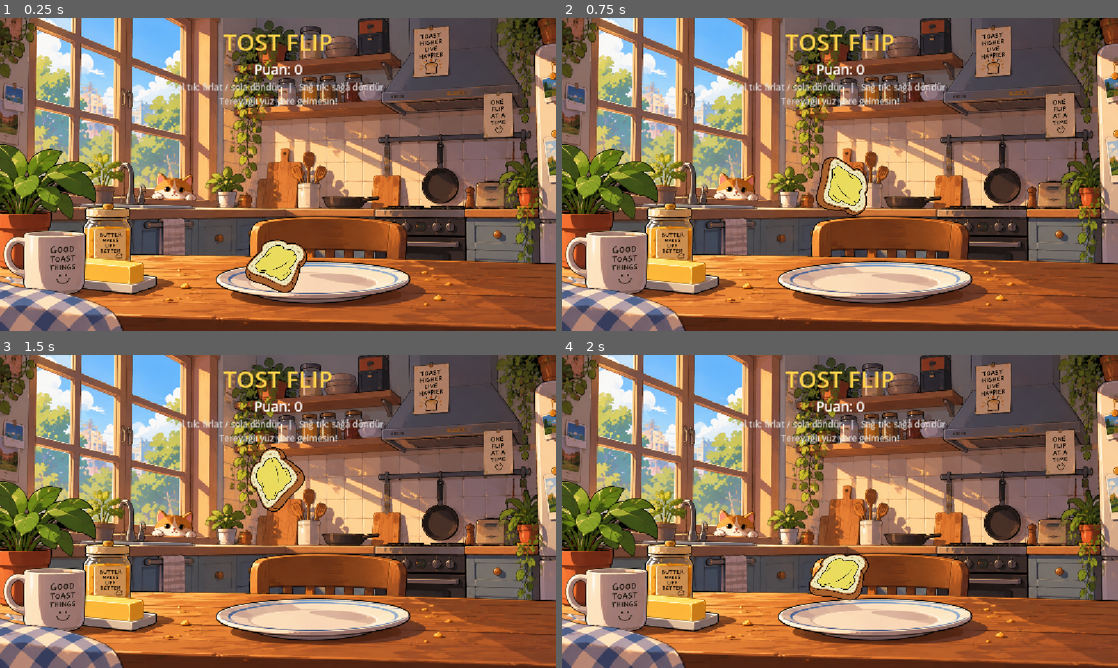
Above: before the commit, frames 1-4 (two rows, left to right).
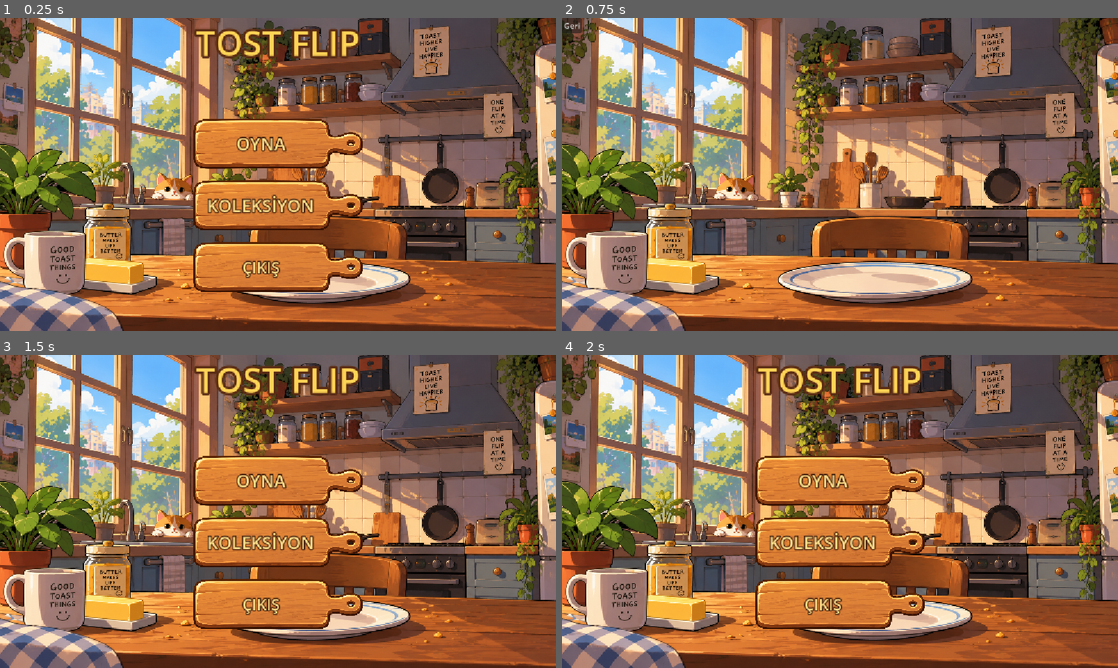
Above: after the commit, the same moments.

Repository: yavuzumut/Tost-Flip
Game: Godot game, scene res://node_2d.tscn
The game is run twice, just before and just after one commit, with the same random seed, the same clock (stepped at 60 frames per second) and the same inputs. Before the commit the project has no main scene; this scene is started directly in both runs. The engine's default icon, where the game draws it, is replaced by a stand-in: a white triangle on a blue panel in a dark square.
Inputs (mouse positions are in pixels of both pictures, inside the frame that each line leads up to):
- Up to frame 1 (0.25 s): no input
- Up to frame 2 (0.75 s): click (840, 205) at 0.5 s, where only the run after the commit has a clickable "KOLEKSİYON"
- Up to frame 3 (1.5 s): click (11, 361) at 1.25 s, where only the run after the commit has a clickable "Geri"
- Up to frame 4 (2 s): no input

The runs differ from the first frame. In frame 1, 14% of the frame differs, in the area x 31-70%, y 3-88%; in frame 2, 2.8%; in frame 3, 14%; in frame 4, 15%.

Commit message:
Ana menu tasarimi ve buton animasyonlari eklendi

Diff:
--- a/node_2d.gd
+++ b/node_2d.gd
@@ -1,17 +1,18 @@
 extends Node2D
 
-enum GameState { READY, FLYING, LANDED, GAME_OVER }
+enum GameState { MAIN_MENU, COLLECTION, READY, FLYING, LANDED, GAME_OVER }
 
 @onready var toast: Toast = $Toast
 @onready var ground: StaticBody2D = $Ground
 
-var state := GameState.READY
+var state := GameState.MAIN_MENU
 var score := 0
 var _start_pos := Vector2.ZERO
 
 var _score_label: Label
 var _result_label: Label
 var _retry_button: Button
+var _game_ui: CanvasLayer
 
 
 func _ready() -> void:
@@ -19,7 +20,8 @@
 	_start_pos = Vector2(get_viewport_rect().size.x * 0.5, _ground_top() - toast.toast_size.y * 0.5)
 	toast.landed.connect(_on_toast_landed)
 	_build_ui()
-	_restart()
+	_show_main_menu()
+	_setup_menu_animations()
 
 
 func _ground_top() -> float:
@@ -51,31 +53,36 @@
 func _on_toast_landed(butter_down: bool) -> void:
 	if state != GameState.FLYING:
 		return  # aynı sonuç iki kez işlenmesin
+
 	state = GameState.LANDED
+
 	if butter_down:
 		score = 0
 		_result_label.text = "KAYBETTİN! Tereyağı yere yapıştı."
-		_result_label.modulate = Color("ff5555")
+		_result_label.modulate = Color("ff6b6b")
 	else:
 		score += 1
 		_result_label.text = "KAZANDIN! +1 puan"
-		_result_label.modulate = Color("66ff88")
+		_result_label.modulate = Color("7dff8a")
+
 	_score_label.text = "Puan: %d" % score
 	_result_label.visible = true
-	_retry_button.visible = true
 	state = GameState.GAME_OVER
+
+	await get_tree().create_timer(1.2).timeout
+	_restart()
 
 
 func _restart() -> void:
 	toast.reset_to(_start_pos)
 	state = GameState.READY
 	_result_label.visible = false
-	_retry_button.visible = false
 	_score_label.text = "Puan: %d" % score
 
-
+	print("Seviye: ", get_level(score), " | Puan: ", score)
 func _build_ui() -> void:
 	var layer := CanvasLayer.new()
+	_game_ui = layer
 	add_child(layer)
 	var box := VBoxContainer.new()
 	box.set_anchors_preset(Control.PRESET_TOP_WIDE)
@@ -83,19 +90,28 @@
 	box.mouse_filter = Control.MOUSE_FILTER_IGNORE
 	layer.add_child(box)
 
-	box.add_child(_make_label("TOST FLIP", 48, Color("ffd24a")))
-	_score_label = _make_label("Puan: 0", 28, Color.WHITE)
+	# Buradan itibaren sola kaymış olan hizalamaları (Tab ile) içeri aldım
+	box.add_child(_make_label("TOST FLIP", 54, Color("ffd24a")))
+
+	_score_label = _make_label("Puan: 0", 30, Color("fff4d6"))
 	box.add_child(_score_label)
-	box.add_child(_make_label("Sol tık: fırlat / sola döndür   |   Sağ tık: sağa döndür\nTereyağlı yüz yere gelmesin!", 18, Color("dddddd")))
-
-	_result_label = _make_label("", 36, Color.WHITE)
+
+	box.add_child(_make_label(
+		"Sol tık: fırlat / sola döndür   |   Sağ tık: sağa döndür\nTereyağlı yüz yere gelmesin!",
+		20,
+		Color("fff8ee")
+	))
+
+	_result_label = _make_label("", 38, Color.WHITE)
 	box.add_child(_result_label)
+	# Mükerrer olan ikinci box.add_child(_result_label) satırını sildim.
 
 	_retry_button = Button.new()
 	_retry_button.text = "Tekrar Oyna"
 	_retry_button.add_theme_font_size_override("font_size", 26)
 	_retry_button.size_flags_horizontal = Control.SIZE_SHRINK_CENTER
 	_retry_button.pressed.connect(_restart)
+	_retry_button.visible = false # Otomatik başladığı için butonu gizledim
 	box.add_child(_retry_button)
 
 
@@ -105,5 +121,91 @@
 	l.horizontal_alignment = HORIZONTAL_ALIGNMENT_CENTER
 	l.add_theme_font_size_override("font_size", size)
 	l.add_theme_color_override("font_color", color)
+	l.add_theme_color_override("font_outline_color", Color("5a3418"))
+	l.add_theme_constant_override("outline_size", 6)
 	l.mouse_filter = Control.MOUSE_FILTER_IGNORE
 	return l
+
+# get_level fonksiyonu dışarı alındı ve girintisi (indentation) düzeltildi
+func get_level(points: int) -> int:
+	if points >= 6:
+		return 3
+	elif points >= 3:
+		return 2
+	else:
+		return 1
+
+
+# OYNA BUTONU
+func _on_play_button_pressed() -> void:
+	$CanvasLayer/MainMenu.hide()
+	$CanvasLayer/CollectionMenu.hide()
+
+	toast.show()
+	_game_ui.show()
+
+	score = 0
+	_restart()
+
+
+# KOLEKSIYON BUTONU
+func _on_collection_button_pressed() -> void:
+	$CanvasLayer/MainMenu.hide()
+	$CanvasLayer/CollectionMenu.show()
+	state = GameState.COLLECTION
+
+
+# CIKIS BUTONU
+func _on_exit_button_pressed() -> void:
+	get_tree().quit()
+
+
+# GERI BUTONU
+func _on_back_button_pressed() -> void:
+	_show_main_menu()
+
+
+# ANA MENU
+func _show_main_menu() -> void:
+	toast.reset_to(_start_pos)
+	toast.hide()
+
+	_game_ui.hide()
+	$CanvasLayer/CollectionMenu.hide()
+	$CanvasLayer/MainMenu.show()
+
+	state = GameState.MAIN_MENU
+
+func _setup_menu_animations() -> void:
+	for child in $CanvasLayer/MainMenu/MenuButtons.get_children():
+		if child is Button:
+			var button := child as Button
+
+			# Buton merkezinden büyüsün
+			button.pivot_offset = button.size / 2.0
+
+			button.mouse_entered.connect(
+				_animate_menu_button.bind(button, 1.08)
+			)
+
+			button.mouse_exited.connect(
+				_animate_menu_button.bind(button, 1.0)
+			)
+
+			button.button_down.connect(
+				_animate_menu_button.bind(button, 1.12)
+			)
+
+
+func _animate_menu_button(button: Button, target_scale: float) -> void:
+	var tween := create_tween()
+
+	tween.set_trans(Tween.TRANS_BACK)
+	tween.set_ease(Tween.EASE_OUT)
+
+	tween.tween_property(
+		button,
+		"scale",
+		Vector2(target_scale, target_scale),
+		0.15
+	)
--- a/node_2d.tscn
+++ b/node_2d.tscn
@@ -5,12 +5,33 @@
 [ext_resource type="Texture2D" uid="uid://5v03s3s146mb" path="res://icon.svg" id="1_wtcfe"]
 [ext_resource type="Texture2D" uid="uid://cg5u5mpledmep" path="res://assets/kitchen_bg.png" id="2_0hol4"]
 [ext_resource type="Texture2D" uid="uid://b76223m78bvn6" path="res://assets/toast_butter.png" id="4_q6r6c"]
+[ext_resource type="Texture2D" uid="uid://cmfecfmc5kryr" path="res://assets/wood_button.png" id="6_kdubu"]
 
 [sub_resource type="RectangleShape2D" id="RectangleShape2D_7lwn1"]
 size = Vector2(125, 122)
 
 [sub_resource type="RectangleShape2D" id="RectangleShape2D_wlonp"]
 size = Vector2(1000, 40)
+
+[sub_resource type="StyleBoxTexture" id="StyleBoxTexture_rj586"]
+content_margin_left = 20.0
+content_margin_top = 0.0
+content_margin_right = 90.0
+texture = ExtResource("6_kdubu")
+
+[sub_resource type="StyleBoxTexture" id="StyleBoxTexture_kdubu"]
+content_margin_left = 20.0
+content_margin_top = 0.0
+content_margin_right = 90.0
+texture = ExtResource("6_kdubu")
+modulate_color = Color(0.7137255, 0.5411765, 0.39215687, 1)
+
+[sub_resource type="StyleBoxTexture" id="StyleBoxTexture_d21ai"]
+content_margin_left = 20.0
+content_margin_top = 0.0
+content_margin_right = 90.0
+texture = ExtResource("6_kdubu")
+modulate_color = Color(0.7137255, 0.5411765, 0.39215687, 1)
 
 [node name="Node2D" type="Node2D" unique_id=1307170826]
 script = ExtResource("1_epypp")
@@ -44,3 +65,97 @@
 
 [node name="CollisionShape2D" type="CollisionShape2D" parent="Ground" unique_id=64355353]
 shape = SubResource("RectangleShape2D_wlonp")
+
+[node name="CanvasLayer" type="CanvasLayer" parent="." unique_id=880824027]
+
+[node name="MainMenu" type="Control" parent="CanvasLayer" unique_id=1404077248]
+layout_mode = 3
+anchors_preset = 15
+anchor_right = 1.0
+anchor_bottom = 1.0
+grow_horizontal = 2
+grow_vertical = 2
+
+[node name="TitleLabel" type="Label" parent="CanvasLayer/MainMenu" unique_id=331754764]
+layout_mode = 1
+offset_top = 0.5
+offset_right = 1152.0
+offset_bottom = 100.5
+theme_override_colors/font_color = Color(1, 0.83137256, 0.3372549, 1)
+theme_override_colors/font_outline_color = Color(0.3529412, 0.17254902, 0.078431375, 1)
+theme_override_constants/outline_size = 21
+theme_override_constants/shadow_outline_size = 1
+theme_override_font_sizes/font_size = 72
+text = "TOST FLIP"
+horizontal_alignment = 1
+vertical_alignment = 1
+
+[node name="MenuButtons" type="VBoxContainer" parent="CanvasLayer/MainMenu" unique_id=440001716]
+layout_mode = 1
+offset_left = 396.0
+offset_top = 205.0
+offset_right = 756.0
+offset_bottom = 585.0
+theme_override_constants/separation = 18
+
+[node name="PlayButton" type="Button" parent="CanvasLayer/MainMenu/MenuButtons" unique_id=204489896]
+custom_minimum_size = Vector2(360, 110)
+layout_mode = 2
+theme_override_colors/font_color = Color(1, 0.8784314, 0.5411765, 1)
+theme_override_colors/font_outline_color = Color(0.2901961, 0.14509805, 0.05882353, 1)
+theme_override_constants/outline_size = 9
+theme_override_font_sizes/font_size = 36
+theme_override_styles/normal = SubResource("StyleBoxTexture_rj586")
+theme_override_styles/pressed = SubResource("StyleBoxTexture_kdubu")
+theme_override_styles/hover = SubResource("StyleBoxTexture_rj586")
+theme_override_styles/hover_pressed = SubResource("StyleBoxTexture_d21ai")
+text = "OYNA"
+
+[node name="CollectionButton" type="Button" parent="CanvasLayer/MainMenu/MenuButtons" unique_id=332464890]
+custom_minimum_size = Vector2(360, 110)
+layout_mode = 2
+theme_override_colors/font_color = Color(1, 0.8784314, 0.5411765, 1)
+theme_override_colors/font_outline_color = Color(0.2901961, 0.14509805, 0.05882353, 1)
+theme_override_constants/outline_size = 9
+theme_override_font_sizes/font_size = 36
+theme_override_styles/normal = SubResource("StyleBoxTexture_rj586")
+theme_override_styles/pressed = SubResource("StyleBoxTexture_kdubu")
+theme_override_styles/hover = SubResource("StyleBoxTexture_rj586")
+theme_override_styles/hover_pressed = SubResource("StyleBoxTexture_d21ai")
+text = "KOLEKSİYON"
+
+[node name="ExitButton" type="Button" parent="CanvasLayer/MainMenu/MenuButtons" unique_id=1160621075]
+custom_minimum_size = Vector2(360, 110)
+layout_mode = 2
+theme_override_colors/font_color = Color(1, 0.8784314, 0.5411765, 1)
+theme_override_colors/font_outline_color = Color(0.2901961, 0.14509805, 0.05882353, 1)
+theme_override_constants/outline_size = 9
+theme_override_font_sizes/font_size = 32
+theme_override_styles/normal = SubResource("StyleBoxTexture_rj586")
+theme_override_styles/pressed = SubResource("StyleBoxTexture_kdubu")
+theme_override_styles/hover = SubResource("StyleBoxTexture_rj586")
+theme_override_styles/hover_pressed = SubResource("StyleBoxTexture_d21ai")
+text = "ÇIKIŞ"
+
+[node name="TextureRect" type="TextureRect" parent="CanvasLayer/MainMenu" unique_id=1516285786]
+layout_mode = 0
+offset_right = 40.0
+offset_bottom = 40.0
+
+[node name="CollectionMenu" type="Control" parent="CanvasLayer" unique_id=1912580706]
+visible = false
+layout_mode = 3
+anchors_preset = 0
+offset_right = 40.0
+offset_bottom = 40.0
+
+[node name="BackButton" type="Button" parent="CanvasLayer/CollectionMenu" unique_id=400923317]
+layout_mode = 0
+offset_right = 8.0
+offset_bottom = 8.0
+text = "Geri"
+
+[connection signal="pressed" from="CanvasLayer/MainMenu/MenuButtons/PlayButton" to="." method="_on_play_button_pressed"]
+[connection signal="pressed" from="CanvasLayer/MainMenu/MenuButtons/CollectionButton" to="." method="_on_collection_button_pressed"]
+[connection signal="pressed" from="CanvasLayer/MainMenu/MenuButtons/ExitButton" to="." method="_on_exit_button_pressed"]
+[connection signal="pressed" from="CanvasLayer/CollectionMenu/BackButton" to="." method="_on_back_button_pressed"]
--- a/project.godot
+++ b/project.godot
@@ -11,6 +11,7 @@
 [application]
 
 config/name="Tost-Flip"
+run/main_scene="uid://cvj66rukls6u0"
 config/features=PackedStringArray("4.7", "GL Compatibility")
 config/icon="res://icon.svg"
 
Binary file added: assets/wood_button.png
Not shown, added: assets/wood_button.png.import
